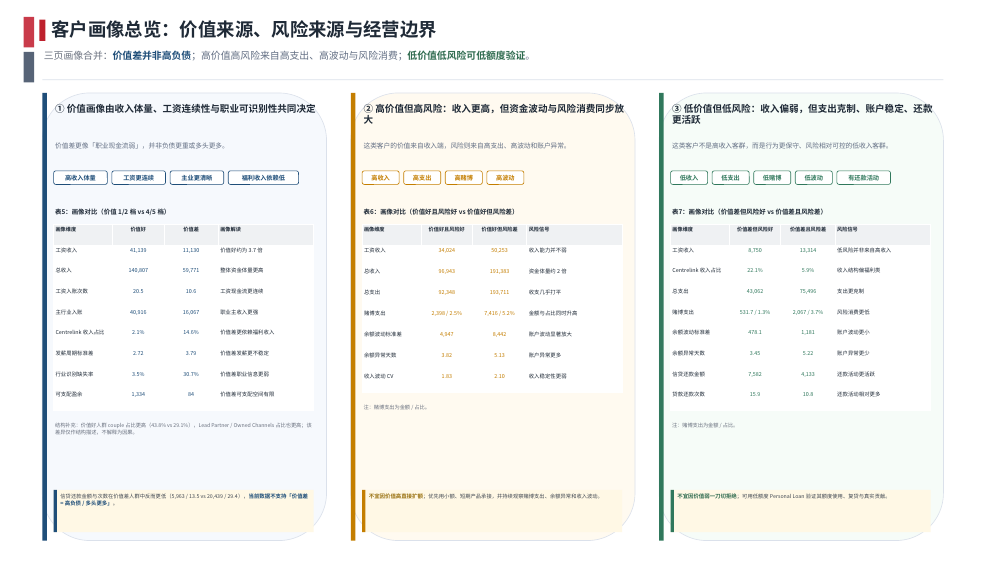
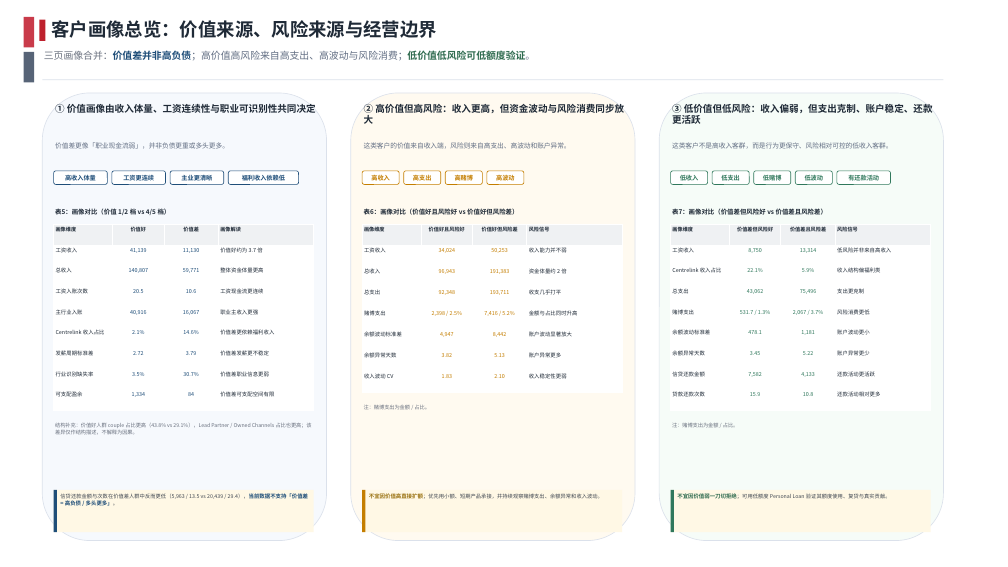
Before and after one commit to EliamZhang/Modek-MBR-September, a slide deck: slide 6 of 价值模型.pptx (slide 3 before the commit). Drawn at 1008x567 pixels with LibreOffice and Linux fonts; fonts in the diff are those of the drawing; background and template pictures are left out. Boxes give left, top, right and bottom in pixels: in the first picture for what was removed or moved away, otherwise in the second. Text is boxed around its words. In the diff, an @@ line names an element or a change of style, - is before the commit and + after.

```diff
--- a/价值模型.pptx
+++ b/价值模型.pptx
@@ rectangle removed at (42, 93, 47, 541) @@
@@ rectangle removed at (351, 93, 355, 541) @@
@@ rectangle removed at (659, 93, 664, 541) @@
```
Also in this commit, not shown: 2 slides added, 2 other files.
